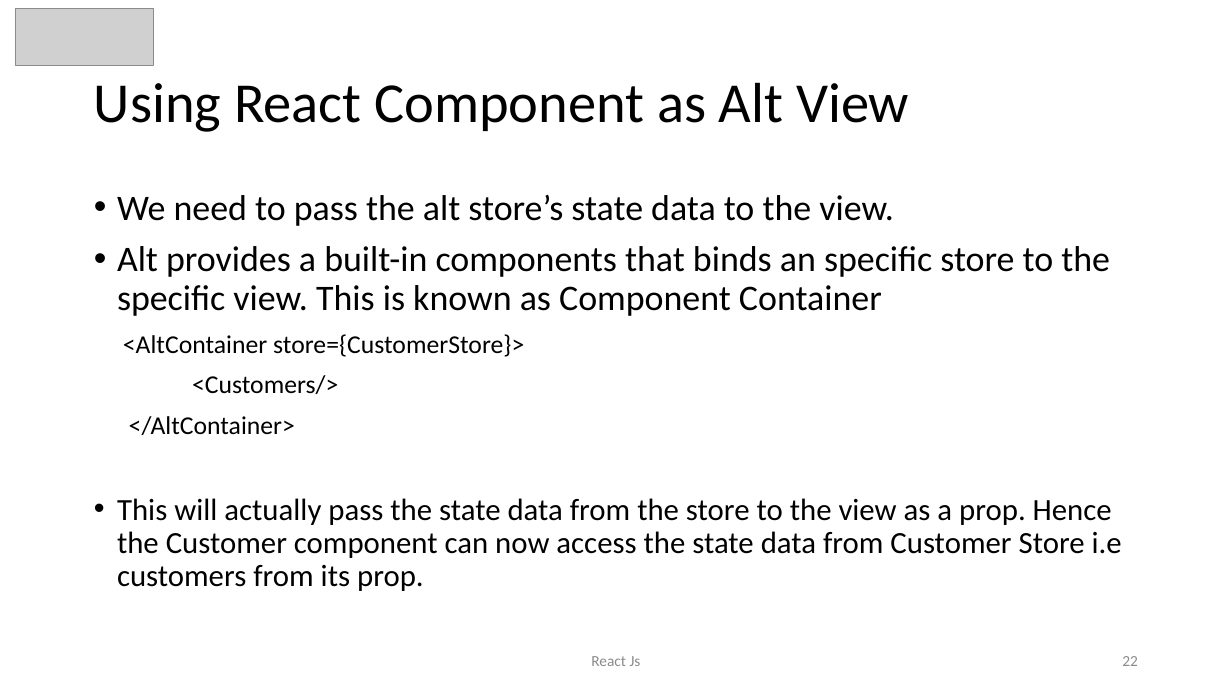
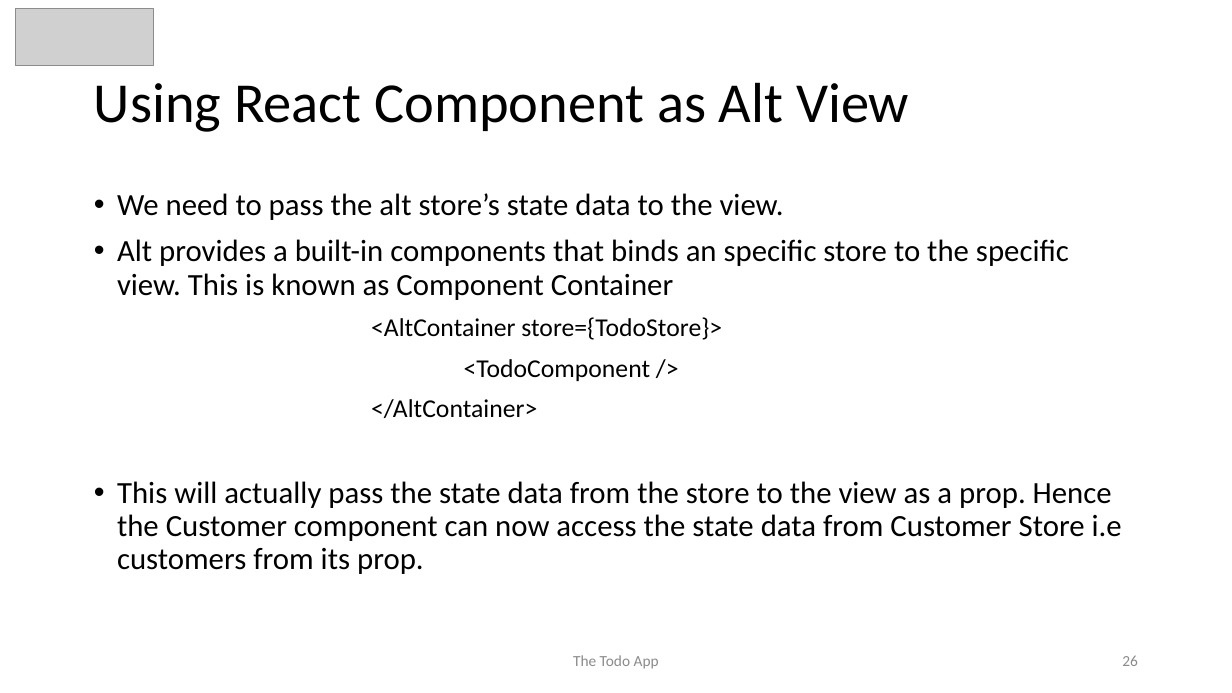
Before and after one commit to awahab29/samplealt, a slide deck: slide 26 of React.pptx (slide 22 before the commit). Drawn at 1232x693 pixels with LibreOffice and Linux fonts; fonts in the diff are those of the drawing; grey boxes stand for pictures. Boxes give left, top, right and bottom in pixels: in the first picture for what was removed or moved away, otherwise in the second. Text is boxed around its words. In the diff, an @@ line names an element or a change of style, - is before the commit and + after.

```diff
--- a/React.pptx
+++ b/React.pptx
@@ text at bbox=[117, 193, 1069, 300]: size 28 to 24 pt in "We need to pass the alt store’s ...", "Alt provides a built-in components that binds ..." @@
@@ text at bbox=[371, 317, 722, 381]: text changed @@
-<AltContainer store={CustomerStore}>
-<Customers/>
+<AltContainer store={TodoStore}>
+<TodoComponent />
@@ text at bbox=[573, 655, 659, 669]: text changed @@
-React Js
+The Todo App
@@ page number at bbox=[1122, 655, 1138, 666]: text changed @@
-22
+26
```
Also in this commit, not shown: 16 other slides changed, 6 slides added, 1 slide removed, 1 other file.
